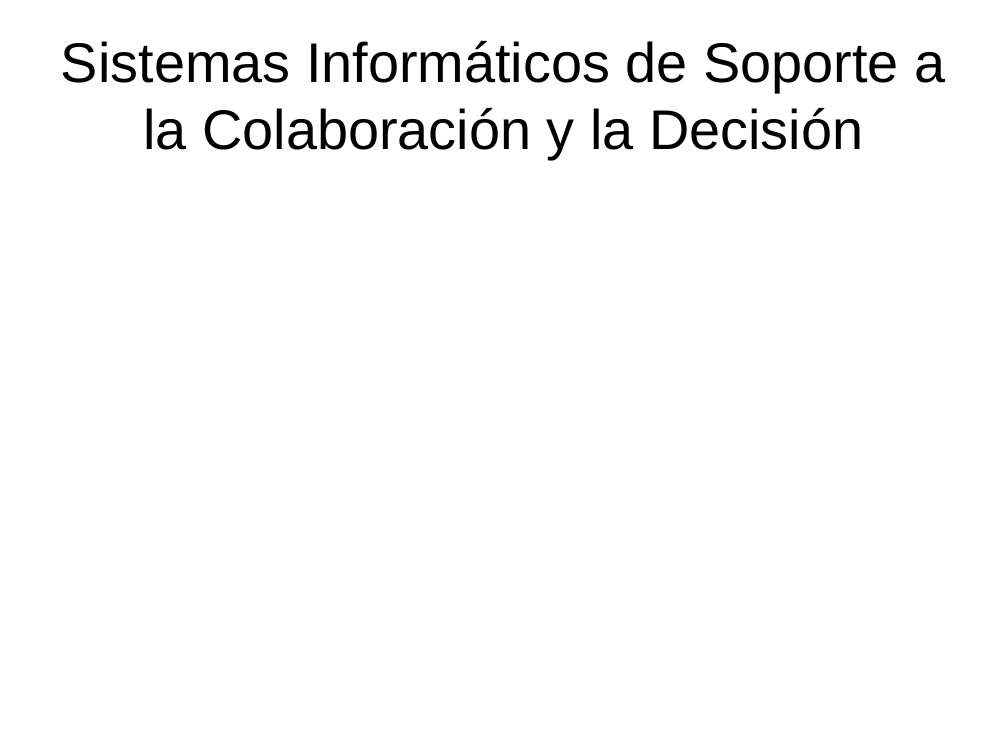
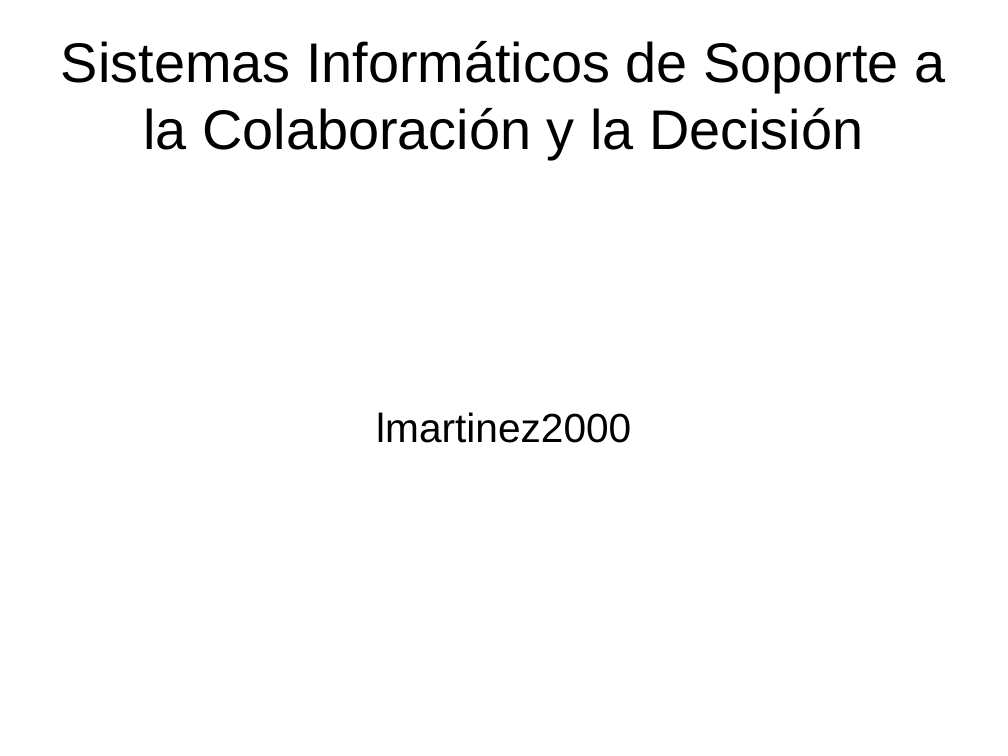
Before and after one commit to lmartinez2000/siscd-lmartinez2000, a slide deck: slide 1 of presentacion-open-office.odp. Drawn at 1008x756 pixels with LibreOffice and Linux fonts; fonts in the diff are those of the drawing. Boxes give left, top, right and bottom in pixels: in the first picture for what was removed or moved away, otherwise in the second. Text is boxed around its words. In the diff, an @@ line names an element or a change of style, - is before the commit and + after.

```diff
--- a/presentacion-open-office.odp
+++ b/presentacion-open-office.odp
@@ subtitle added at (376,412,631,443), 32 pt, text #000000 @@
+lmartinez2000
```
Also in this commit, not shown: 2 other files.
